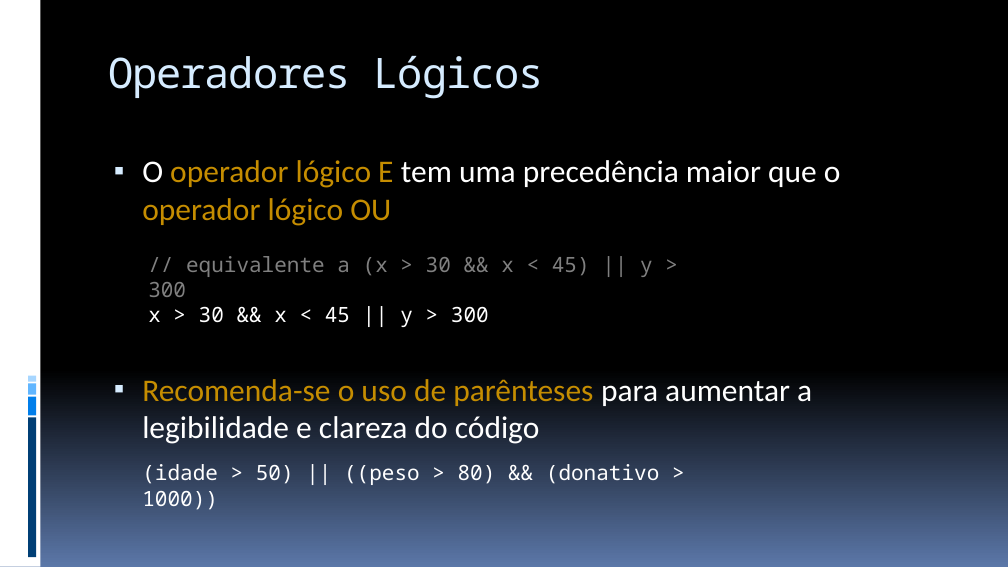
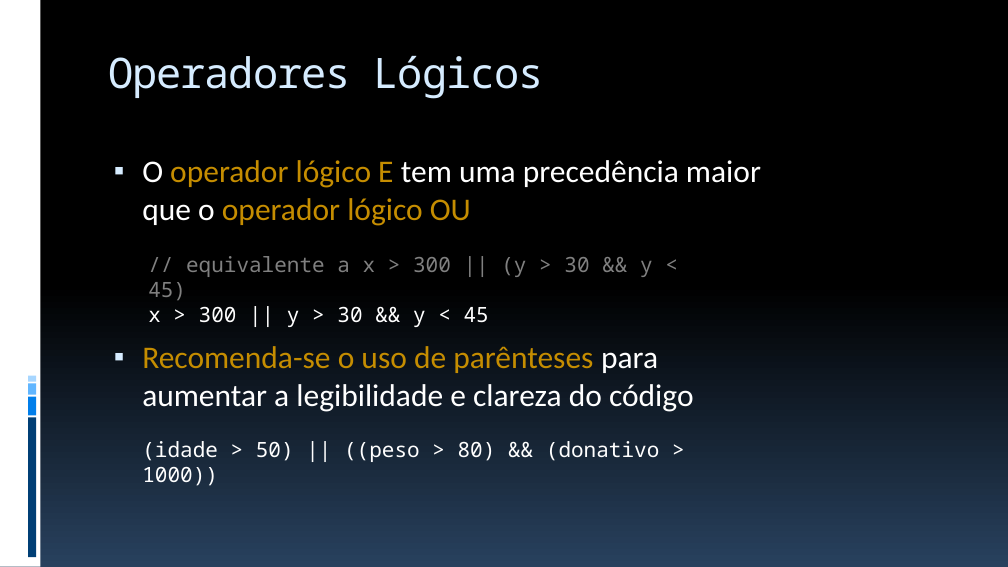
Before and after one commit to JudsonSS/ProgComp, a slide deck: slide 22 of Slides/21. Operadores Lógicos.pptx. Drawn at 1008x567 pixels with LibreOffice and Linux fonts; fonts in the diff are those of the drawing. Boxes give left, top, right and bottom in pixels: in the first picture for what was removed or moved away, otherwise in the second. Text is boxed around its words. In the diff, an @@ line names an element or a change of style, - is before the commit and + after.

```diff
--- a/Slides/21. Operadores Lógicos.pptx
+++ b/Slides/21. Operadores Lógicos.pptx
@@ background gradient #000000 to #5B77A8 to gradient #000000 to #28415E @@
@@ text at (142, 160, 761, 226): more space between paragraphs @@
@@ text at (148, 256, 653, 327): text changed @@
-// equivalente a (x > 30 && x < 45) || y > 300
-x > 30 && x < 45 || y > 300
+// equivalente a x > 300 || (y > 30 && y < 45)
+x > 300 || y > 30 && y < 45
@@ text "(idade > 50) || ((peso ...": place and size @@
-text "(idade > 50) || ((peso ..." at (142, 464, 660, 510)
+text "(idade > 50) || ((peso ..." at (142, 441, 660, 486)
```
Also in this commit, not shown: 23 other slides changed, 8 other files.
